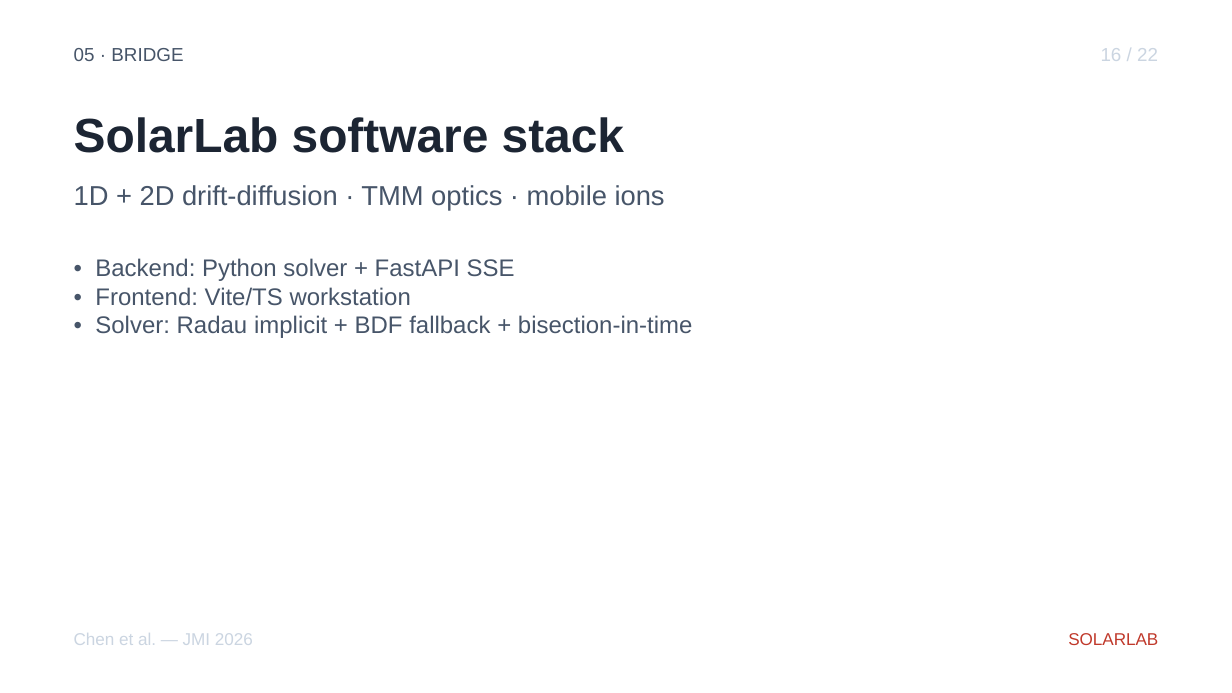
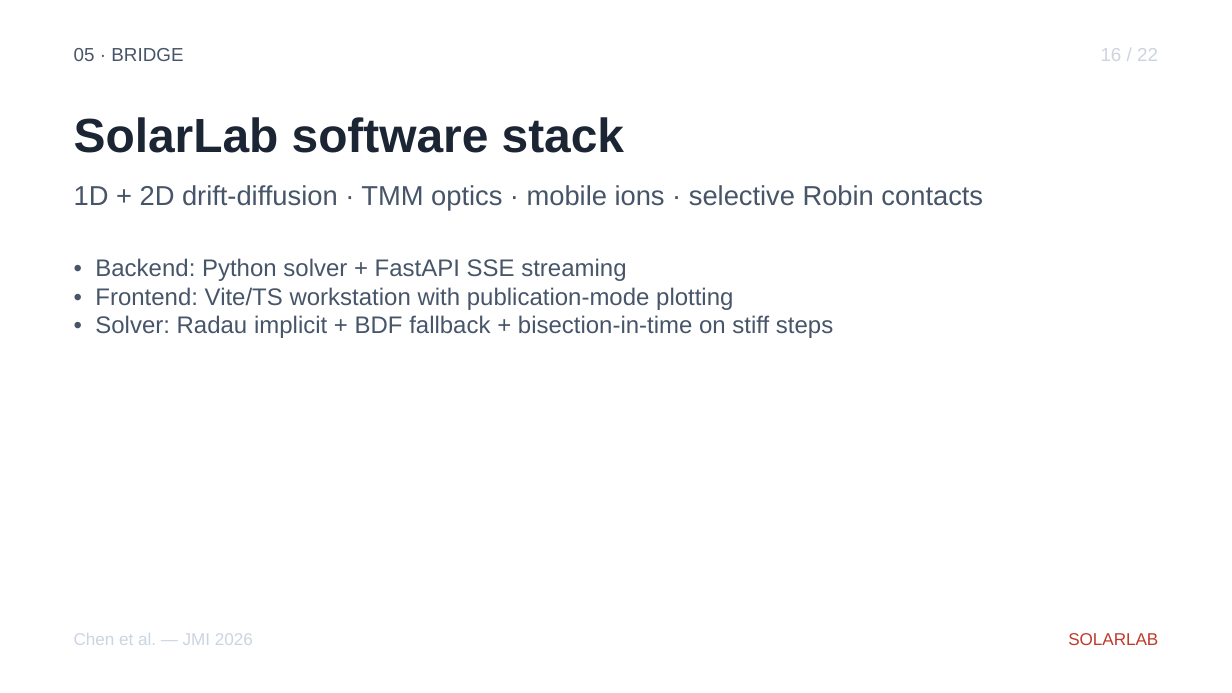
Before and after one commit to ShaneLogic/SolarLab, a slide deck: slide 21 of presentations/jmi-2026/output/jmi-2026.pptx. Drawn at 1232x693 pixels with LibreOffice and Linux fonts; fonts in the diff are those of the drawing. Boxes give left, top, right and bottom in pixels: in the first picture for what was removed or moved away, otherwise in the second. Text is boxed around its words. In the diff, an @@ line names an element or a change of style, - is before the commit and + after.

```diff
--- a/presentations/jmi-2026/output/jmi-2026.pptx
+++ b/presentations/jmi-2026/output/jmi-2026.pptx
@@ text at (74,185,983,211): text changed @@
-1D + 2D drift-diffusion · TMM optics · mobile ions
+1D + 2D drift-diffusion · TMM optics · mobile ions · selective Robin contacts
@@ text at (95,258,833,338): text changed @@
-• Backend: Python solver + FastAPI SSE
-• Frontend: Vite/TS workstation
-• Solver: Radau implicit + BDF fallback + bisection-in-time
+• Backend: Python solver + FastAPI SSE streaming
+• Frontend: Vite/TS workstation with publication-mode plotting
+• Solver: Radau implicit + BDF fallback + bisection-in-time on stiff steps
```
Also in this commit, not shown: 20 other slides changed, 1 slide added, 1 slide removed, 2 other files.
